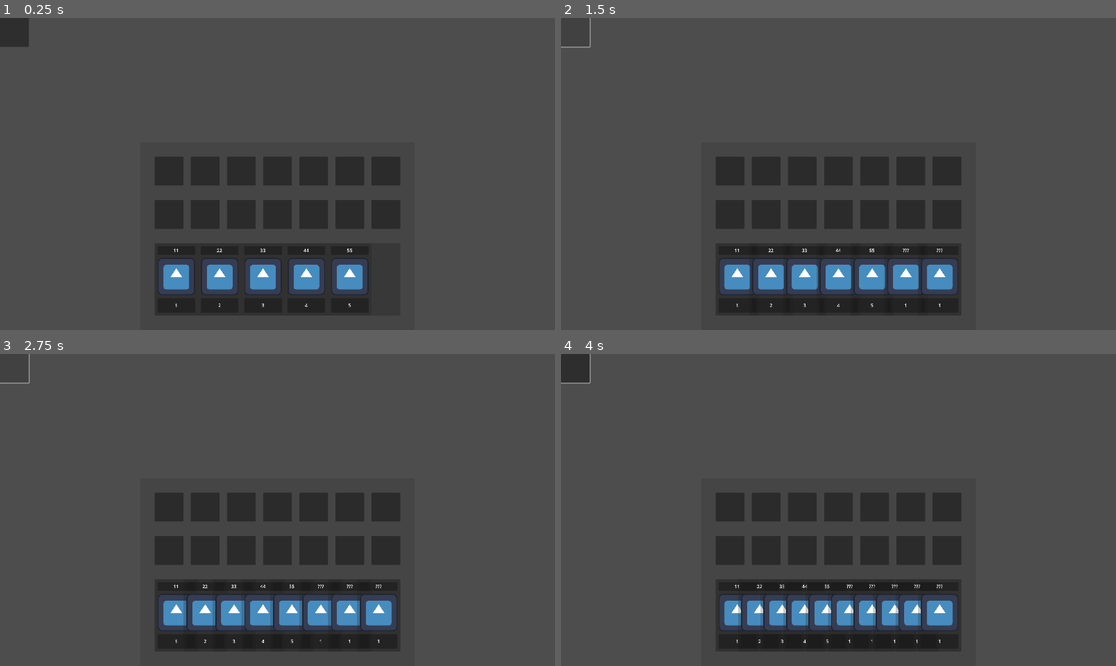
Above: before the commit, frames 1-4 (two rows, left to right).
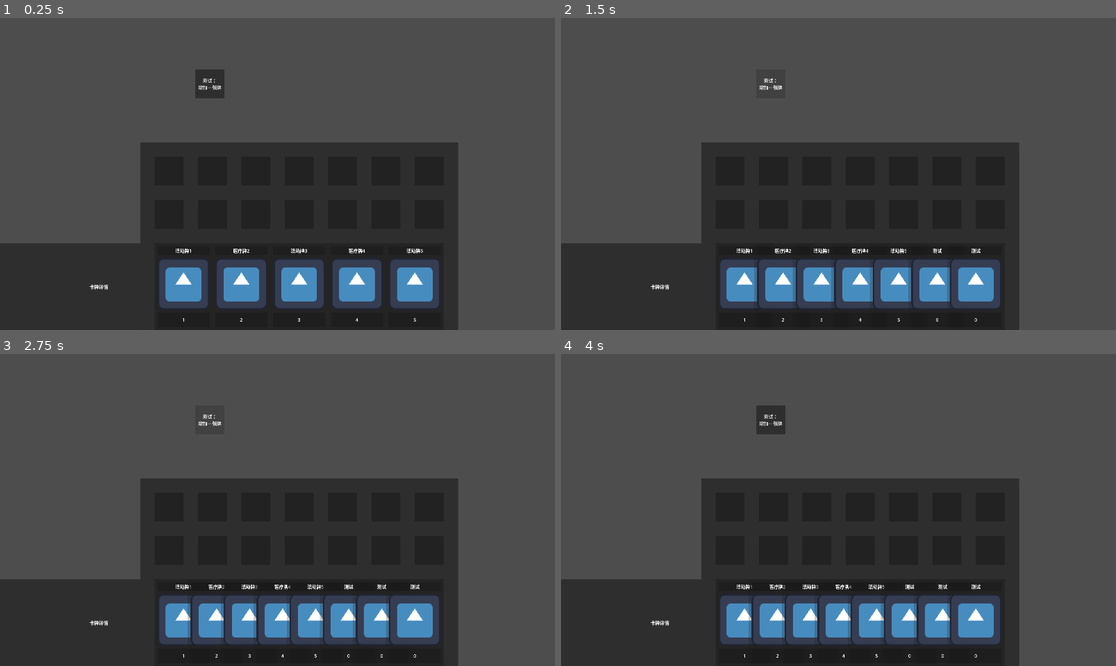
Above: after the commit, the same moments.

Repository: yuyi-yutie/Illness
Game: Godot game, scene res://scenes/main_scene.tscn
Two runs of this game, one before a commit and one after it. Both use one fixed random seed, a clock stepped at 60 frames per second and the inputs below. The engine's default icon, where the game draws it, is replaced by a stand-in: a white triangle on a blue panel in a dark square.
Inputs (mouse positions are in pixels of both pictures, inside the frame that each line leads up to; where the layout moved, square brackets give the same spot in the first picture):
- Up to frame 1 (0.25 s): no input
- Up to frame 2 (1.5 s): click (771, 83) [577, 33] at 0.5 s; click (771, 83) [577, 33] at 1.25 s
- Up to frame 3 (2.75 s): click (210, 419) [16, 369] at 2 s
- Up to frame 4 (4 s): tap Enter at 2.75 s; move the mouse to (960, 494) at 2.77 s; press the mouse at (960, 494) at 2.78 s; tap Space at 3.5 s; move the mouse to (727, 525) at 3.52 s; release the mouse at (727, 525) at 3.53 s; click (727, 525) at 3.6 s

The runs differ from the first frame. In frame 1, 21% of the frame differs, in the area x 0-83%, y 0-100%; in frame 2, 20%; in frame 3, 20%; in frame 4, 21%.

Commit message:
update
更新了结构

Diff:
--- /dev/null
+++ b/illness/assects/calender_box.tscn
@@ -0,0 +1,6 @@
+[gd_scene load_steps=2 format=3 uid="uid://6phraos5uw6a"]
+
+[ext_resource type="Texture2D" uid="uid://b252q7ra1g10t" path="res://assects/box_100x100.png" id="1_yih0k"]
+
+[node name="CalenderBox" type="TextureRect"]
+texture = ExtResource("1_yih0k")
--- /dev/null
+++ b/illness/global/card_to_detail.gd
@@ -0,0 +1,15 @@
+extends Node
+
+var hover_card : Card = null:
+	set(value):
+		hover_card = value
+		if hover_card !=null:
+			detail_panel.card_detail_label.text = hover_card.card_detail
+			var card_copy : Card = hover_card.duplicate()
+			card_copy.position.x = 0
+			detail_panel.card_container.add_child(card_copy)
+		if hover_card == null:
+			detail_panel.card_detail_label.text = ""
+			detail_panel.card_container.get_child(0).queue_free()
+
+var detail_panel : CardDetailPanel
--- a/illness/global/hand_to_execute_panel.gd
+++ b/illness/global/hand_to_execute_panel.gd
@@ -1,6 +1,45 @@
 extends Node
+
+const CALENDER_BOX = preload("uid://6phraos5uw6a")
+
 
 var card_size : Vector2
 var hand_panel : HandPanel
-var medical_panel : ExecutePanel
-var activity_panel : ExecutePanel
+
+var medical_box_container : Control
+var activity_box_container : Control
+
+var medical_panel : ExecutePanel:
+	set(value):
+		medical_panel = value
+		medical_box_container = medical_panel.box_container
+var activity_panel : ExecutePanel:
+	set(value):
+		activity_panel = value
+		activity_box_container = activity_panel.box_container
+
+var medical_occupy_time : int = 1
+var activity_occupy_time : int = 0
+#用于标识两个面板已占用的时间
+
+var hover_card : Card:
+	set(value):
+		hover_card = value
+		var box : Control = CALENDER_BOX.instantiate()
+		if hover_card != null and hover_card.time > 0 and hover_card.type == hover_card.CARDTYPE.Medical:
+			box.scale.x = (hover_card.time - 1) * 1.5 + 1
+			box.position.x = medical_occupy_time * 150
+			medical_box_container.add_child(box)
+			medical_panel.has_box = true
+		elif hover_card != null and hover_card.time > 0 and hover_card.type == hover_card.CARDTYPE.Activity:
+			box.scale.x = (hover_card.time - 1) * 1.5 + 1
+			box.position.x = activity_occupy_time * 150
+			activity_box_container.add_child(box)
+			activity_panel.has_box = true
+		if hover_card == null:
+			if medical_panel.has_box:
+				medical_box_container.get_child(0).queue_free()
+				medical_panel.has_box = false
+			if activity_panel.has_box:
+				activity_box_container.get_child(0).queue_free()
+				activity_panel.has_box = false
--- a/illness/project.godot
+++ b/illness/project.godot
@@ -18,12 +18,21 @@
 [autoload]
 
 HandToExecutePanel="*res://global/hand_to_execute_panel.gd"
+CardToDetail="*res://global/card_to_detail.gd"
 
 [display]
 
 window/size/viewport_width=1920
 window/size/viewport_height=1080
 
+[input]
+
+LeftClick={
+"deadzone": 0.2,
+"events": [Object(InputEventMouseButton,"resource_local_to_scene":false,"resource_name":"","device":-1,"window_id":0,"alt_pressed":false,"shift_pressed":false,"ctrl_pressed":false,"meta_pressed":false,"button_mask":1,"position":Vector2(441, 35),"global_position":Vector2(455, 108),"factor":1.0,"button_index":1,"canceled":false,"pressed":true,"double_click":false,"script":null)
+]
+}
+
 [rendering]
 
 textures/canvas_textures/default_texture_filter=0
--- a/illness/scenes/card.tscn
+++ b/illness/scenes/card.tscn
@@ -1,27 +1,36 @@
-[gd_scene load_steps=3 format=3 uid="uid://bbqqjhwje72mp"]
+[gd_scene load_steps=4 format=3 uid="uid://bbqqjhwje72mp"]
 
 [ext_resource type="Script" uid="uid://7m1pvaeu7ysr" path="res://scripts/card.gd" id="1_6u4wf"]
 [ext_resource type="Texture2D" uid="uid://c0odgwslexpky" path="res://icon.svg" id="1_d81rb"]
+[ext_resource type="Script" uid="uid://dtrj4g36rw6p7" path="res://scripts/card_buff_manager.gd" id="3_ktuci"]
 
 [node name="Card" type="Node2D"]
 script = ExtResource("1_6u4wf")
 
 [node name="CardFace" type="Panel" parent="."]
 self_modulate = Color(1, 1, 1, 0.376471)
-offset_right = 150.0
-offset_bottom = 250.0
+offset_right = 200.0
+offset_bottom = 300.0
 
 [node name="NamePanel" type="Panel" parent="CardFace"]
-layout_mode = 0
-offset_left = 10.0
+layout_mode = 1
+anchors_preset = 5
+anchor_left = 0.5
+anchor_right = 0.5
+offset_left = -90.0
 offset_top = 10.0
-offset_right = 140.0
+offset_right = 90.0
 offset_bottom = 40.0
+grow_horizontal = 2
+mouse_filter = 2
 
 [node name="NameLabel" type="Label" parent="CardFace/NamePanel"]
-layout_mode = 0
-offset_right = 130.0
-offset_bottom = 30.0
+layout_mode = 1
+anchors_preset = 15
+anchor_right = 1.0
+anchor_bottom = 1.0
+grow_horizontal = 2
+grow_vertical = 2
 text = "卡牌名"
 horizontal_alignment = 1
 vertical_alignment = 1
@@ -32,8 +41,9 @@
 layout_mode = 0
 offset_left = 10.0
 offset_top = 50.0
-offset_right = 140.0
-offset_bottom = 180.0
+offset_right = 190.0
+offset_bottom = 230.0
+mouse_filter = 2
 
 [node name="TextureRect" type="TextureRect" parent="CardFace/PicturePanel"]
 layout_mode = 1
@@ -45,11 +55,19 @@
 texture = ExtResource("1_d81rb")
 
 [node name="TimePanel" type="Panel" parent="CardFace"]
-layout_mode = 0
-offset_left = 10.0
-offset_top = 190.0
-offset_right = 140.0
-offset_bottom = 240.0
+layout_mode = 1
+anchors_preset = 7
+anchor_left = 0.5
+anchor_top = 1.0
+anchor_right = 0.5
+anchor_bottom = 1.0
+offset_left = -90.0
+offset_top = -60.0
+offset_right = 90.0
+offset_bottom = -10.0
+grow_horizontal = 2
+grow_vertical = 0
+mouse_filter = 2
 
 [node name="TimeLabel" type="Label" parent="CardFace/TimePanel"]
 layout_mode = 1
@@ -61,3 +79,9 @@
 text = "消耗时间"
 horizontal_alignment = 1
 vertical_alignment = 1
+
+[node name="CardBuffManager" type="Node" parent="."]
+script = ExtResource("3_ktuci")
+
+[connection signal="mouse_entered" from="CardFace" to="." method="_on_card_face_mouse_entered"]
+[connection signal="mouse_exited" from="CardFace" to="." method="_on_card_face_mouse_exited"]
--- a/illness/scenes/main_scene.tscn
+++ b/illness/scenes/main_scene.tscn
@@ -7,6 +7,7 @@
 [ext_resource type="Script" uid="uid://chereqjnc1nli" path="res://scripts/execute_panel.gd" id="4_gubc5"]
 [ext_resource type="Script" uid="uid://c4f0atwkwa0ee" path="res://scripts/hand_panel.gd" id="4_rt2n2"]
 [ext_resource type="Script" uid="uid://xbayjyo4g1fl" path="res://test/button.gd" id="7_c16ls"]
+[ext_resource type="Script" uid="uid://dn8mpbwy3lp5m" path="res://scripts/card_detail_panel.gd" id="8_18nlu"]
 
 [node name="MainScene" type="Node"]
 script = ExtResource("1_w2twt")
@@ -21,7 +22,6 @@
 script = ExtResource("2_7ykc4")
 
 [node name="CalenderPanel" type="Panel" parent="MainControl"]
-self_modulate = Color(1, 1, 1, 0.254902)
 layout_mode = 1
 anchors_preset = 7
 anchor_left = 0.5
@@ -30,7 +30,7 @@
 anchor_bottom = 1.0
 offset_left = -475.0
 offset_top = -650.0
-offset_right = 475.0
+offset_right = 625.0
 grow_horizontal = 2
 grow_vertical = 0
 script = ExtResource("3_pu3yx")
@@ -43,37 +43,44 @@
 anchor_top = 1.0
 anchor_right = 0.5
 anchor_bottom = 1.0
-offset_left = -425.0
+offset_left = -500.0
 offset_top = -300.0
-offset_right = 425.0
-offset_bottom = -50.0
+offset_right = 500.0
 grow_horizontal = 2
 grow_vertical = 0
 script = ExtResource("4_rt2n2")
 
 [node name="Card1" parent="MainControl/CalenderPanel/HandPanel" instance=ExtResource("2_pw63i")]
 time = 1
-_name = "11"
+_name = "活动牌1"
+card_detail = "牌11"
+type = 1
 
 [node name="Card2" parent="MainControl/CalenderPanel/HandPanel" instance=ExtResource("2_pw63i")]
-position = Vector2(150, 0)
+position = Vector2(200, 0)
 time = 2
-_name = "22"
+_name = "医疗牌2"
+card_detail = "牌22"
 
 [node name="Card3" parent="MainControl/CalenderPanel/HandPanel" instance=ExtResource("2_pw63i")]
-position = Vector2(300, 0)
+position = Vector2(400, 0)
 time = 3
-_name = "33"
+_name = "活动牌3"
+card_detail = "牌33"
+type = 1
 
 [node name="Card4" parent="MainControl/CalenderPanel/HandPanel" instance=ExtResource("2_pw63i")]
-position = Vector2(450, 0)
+position = Vector2(600, 0)
 time = 4
-_name = "44"
+_name = "医疗牌4"
+card_detail = "牌44"
 
 [node name="Card5" parent="MainControl/CalenderPanel/HandPanel" instance=ExtResource("2_pw63i")]
-position = Vector2(600, 0)
+position = Vector2(800, 0)
 time = 5
-_name = "55"
+_name = "活动牌5"
+card_detail = "牌55"
+type = 1
 
 [node name="MedicalPanel" type="Panel" parent="MainControl/CalenderPanel"]
 self_modulate = Color(1, 1, 1, 0)
@@ -81,9 +88,9 @@
 anchors_preset = 5
 anchor_left = 0.5
 anchor_right = 0.5
-offset_left = -425.0
+offset_left = -500.0
 offset_top = 50.0
-offset_right = 425.0
+offset_right = 500.0
 offset_bottom = 150.0
 grow_horizontal = 2
 script = ExtResource("4_gubc5")
@@ -103,9 +110,9 @@
 anchors_preset = 4
 anchor_top = 0.5
 anchor_bottom = 0.5
-offset_left = 125.0
-offset_top = -50.0
-offset_right = 225.0
+offset_left = 150.0
+offset_top = -50.0
+offset_right = 250.0
 offset_bottom = 50.0
 grow_vertical = 2
 
@@ -114,9 +121,9 @@
 anchors_preset = 4
 anchor_top = 0.5
 anchor_bottom = 0.5
-offset_left = 250.0
-offset_top = -50.0
-offset_right = 350.0
+offset_left = 300.0
+offset_top = -50.0
+offset_right = 400.0
 offset_bottom = 50.0
 grow_vertical = 2
 
@@ -125,9 +132,9 @@
 anchors_preset = 4
 anchor_top = 0.5
 anchor_bottom = 0.5
-offset_left = 375.0
-offset_top = -50.0
-offset_right = 475.0
+offset_left = 450.0
+offset_top = -50.0
+offset_right = 550.0
 offset_bottom = 50.0
 grow_vertical = 2
 
@@ -136,9 +143,9 @@
 anchors_preset = 4
 anchor_top = 0.5
 anchor_bottom = 0.5
-offset_left = 500.0
-offset_top = -50.0
-offset_right = 600.0
+offset_left = 600.0
+offset_top = -50.0
+offset_right = 700.0
 offset_bottom = 50.0
 grow_vertical = 2
 
@@ -147,9 +154,9 @@
 anchors_preset = 4
 anchor_top = 0.5
 anchor_bottom = 0.5
-offset_left = 625.0
-offset_top = -50.0
-offset_right = 725.0
+offset_left = 750.0
+offset_top = -50.0
+offset_right = 850.0
 offset_bottom = 50.0
 grow_vertical = 2
 
@@ -158,10 +165,18 @@
 anchors_preset = 4
 anchor_top = 0.5
 anchor_bottom = 0.5
-offset_left = 750.0
-offset_top = -50.0
-offset_right = 850.0
-offset_bottom = 50.0
+offset_left = 900.0
+offset_top = -50.0
+offset_right = 1000.0
+offset_bottom = 50.0
+grow_vertical = 2
+
+[node name="BoxContainer" type="Control" parent="MainControl/CalenderPanel/MedicalPanel"]
+layout_mode = 1
+anchors_preset = 15
+anchor_right = 1.0
+anchor_bottom = 1.0
+grow_horizontal = 2
 grow_vertical = 2
 
 [node name="ActivityPanel" type="Panel" parent="MainControl/CalenderPanel"]
@@ -170,12 +185,13 @@
 anchors_preset = 5
 anchor_left = 0.5
 anchor_right = 0.5
-offset_left = -425.0
+offset_left = -500.0
 offset_top = 200.0
-offset_right = 425.0
+offset_right = 500.0
 offset_bottom = 300.0
 grow_horizontal = 2
 script = ExtResource("4_gubc5")
+type = 1
 
 [node name="ActivityExecutePanel1" type="Panel" parent="MainControl/CalenderPanel/ActivityPanel"]
 layout_mode = 1
@@ -192,9 +208,9 @@
 anchors_preset = 4
 anchor_top = 0.5
 anchor_bottom = 0.5
-offset_left = 125.0
-offset_top = -50.0
-offset_right = 225.0
+offset_left = 150.0
+offset_top = -50.0
+offset_right = 250.0
 offset_bottom = 50.0
 grow_vertical = 2
 
@@ -203,9 +219,9 @@
 anchors_preset = 4
 anchor_top = 0.5
 anchor_bottom = 0.5
-offset_left = 250.0
-offset_top = -50.0
-offset_right = 350.0
+offset_left = 300.0
+offset_top = -50.0
+offset_right = 400.0
 offset_bottom = 50.0
 grow_vertical = 2
 
@@ -214,9 +230,9 @@
 anchors_preset = 4
 anchor_top = 0.5
 anchor_bottom = 0.5
-offset_left = 375.0
-offset_top = -50.0
-offset_right = 475.0
+offset_left = 450.0
+offset_top = -50.0
+offset_right = 550.0
 offset_bottom = 50.0
 grow_vertical = 2
 
@@ -225,9 +241,9 @@
 anchors_preset = 4
 anchor_top = 0.5
 anchor_bottom = 0.5
-offset_left = 500.0
-offset_top = -50.0
-offset_right = 600.0
+offset_left = 600.0
+offset_top = -50.0
+offset_right = 700.0
 offset_bottom = 50.0
 grow_vertical = 2
 
@@ -236,9 +252,9 @@
 anchors_preset = 4
 anchor_top = 0.5
 anchor_bottom = 0.5
-offset_left = 625.0
-offset_top = -50.0
-offset_right = 725.0
+offset_left = 750.0
+offset_top = -50.0
+offset_right = 850.0
 offset_bottom = 50.0
 grow_vertical = 2
 
@@ -247,15 +263,71 @@
 anchors_preset = 4
 anchor_top = 0.5
 anchor_bottom = 0.5
-offset_left = 750.0
-offset_top = -50.0
-offset_right = 850.0
-offset_bottom = 50.0
+offset_left = 900.0
+offset_top = -50.0
+offset_right = 1000.0
+offset_bottom = 50.0
+grow_vertical = 2
+
+[node name="BoxContainer" type="Control" parent="MainControl/CalenderPanel/ActivityPanel"]
+layout_mode = 1
+anchors_preset = 15
+anchor_right = 1.0
+anchor_bottom = 1.0
+grow_horizontal = 2
 grow_vertical = 2
 
 [node name="TestButton" type="Button" parent="."]
-offset_right = 100.0
-offset_bottom = 100.0
+offset_left = 676.0
+offset_top = 178.0
+offset_right = 776.0
+offset_bottom = 278.0
+focus_mode = 0
+text = "测试：
+增加一张牌"
 script = ExtResource("7_c16ls")
 
+[node name="CardDetailPanel" type="Panel" parent="."]
+anchors_preset = 2
+anchor_top = 1.0
+anchor_bottom = 1.0
+offset_top = -300.0
+offset_right = 485.0
+grow_vertical = 0
+script = ExtResource("8_18nlu")
+
+[node name="CardContainer" type="Control" parent="CardDetailPanel"]
+layout_mode = 1
+anchors_preset = 4
+anchor_top = 0.5
+anchor_bottom = 0.5
+offset_top = -150.0
+offset_right = 200.0
+offset_bottom = 150.0
+grow_vertical = 2
+
+[node name="CardDetail" type="Control" parent="CardDetailPanel"]
+layout_mode = 1
+anchors_preset = 6
+anchor_left = 1.0
+anchor_top = 0.5
+anchor_right = 1.0
+anchor_bottom = 0.5
+offset_left = -285.0
+offset_top = -150.0
+offset_bottom = 150.0
+grow_horizontal = 0
+grow_vertical = 2
+
+[node name="CardDetailLabel" type="Label" parent="CardDetailPanel/CardDetail"]
+layout_mode = 1
+anchors_preset = 15
+anchor_right = 1.0
+anchor_bottom = 1.0
+grow_horizontal = 2
+grow_vertical = 2
+text = "卡牌详情"
+horizontal_alignment = 1
+vertical_alignment = 1
+
 [connection signal="button_down" from="TestButton" to="TestButton" method="_on_button_down"]
--- /dev/null
+++ b/illness/scripts/buff.gd
@@ -0,0 +1,15 @@
+extends Node
+class_name Buff
+
+enum BUFFTYPE {
+	EveryDay ,
+	EveryWeek ,
+	EveryMonth ,
+	EveryYear
+}
+
+func execute() -> void:
+	pass
+
+func kill() -> void:
+	queue_free()
--- a/illness/scripts/card.gd
+++ b/illness/scripts/card.gd
@@ -13,25 +13,29 @@
 @onready var time_label: Label = $CardFace/TimePanel/TimeLabel
 @onready var name_label: Label = $CardFace/NamePanel/NameLabel
 
+@onready var card_buff_manager: CardBuffManager = $CardBuffManager
+
 @export var time : int
 @export var _name : String
+@export var card_detail : String
+@export var type : CARDTYPE
+
+enum CARDTYPE {
+	Medical ,
+	Activity
+}
 
 var card_id : int
 
 var label_time : int = -1 :
-	get:
-		return label_time
 	set(value):
 		label_time = value
 		time_label.text = str(label_time)
 
 var label_name : String = "CARD" :
-	get:
-		return label_name
 	set(value):
 		label_name = value
 		name_label.text = label_name
-
 
 @onready var card_face: Panel = $CardFace
 
@@ -45,3 +49,23 @@
 
 	label_time = time
 	label_name = _name
+
+var mouse_in : bool = false
+
+func _on_card_face_mouse_entered() -> void:
+	CardToDetail.hover_card = self
+	HandToExecutePanel.hover_card = self
+	mouse_in = true
+
+func _on_card_face_mouse_exited() -> void:
+	if CardToDetail.hover_card == self:
+		CardToDetail.hover_card = null
+	if HandToExecutePanel.hover_card == self:
+		HandToExecutePanel.hover_card = null
+	mouse_in = false
+
+func _input(event: InputEvent) -> void:
+	if event is InputEventMouseButton:
+		if event.is_action_pressed("LeftClick"):
+			if mouse_in:
+				card_buff_manager.execute_buff()
--- /dev/null
+++ b/illness/scripts/card_buff_manager.gd
@@ -0,0 +1,7 @@
+extends Node
+class_name CardBuffManager
+
+func execute_buff() -> void:
+	for child in get_children():
+		if child is Buff:
+			child.execute()
--- /dev/null
+++ b/illness/scripts/card_detail_panel.gd
@@ -0,0 +1,11 @@
+extends Panel
+class_name CardDetailPanel
+
+@onready var card_detail_label: Label = $CardDetail/CardDetailLabel
+@onready var card_container: Control = $CardContainer
+
+var parent : MainScene
+
+func initialize(parameter : MainScene) -> void:
+	parent = parameter
+	CardToDetail.detail_panel = self
--- a/illness/scripts/execute_panel.gd
+++ b/illness/scripts/execute_panel.gd
@@ -3,8 +3,22 @@
 
 var parent : CalenderPanel
 
+enum EXECUTEPANELTYPE {
+	Medical ,
+	Activity
+}
+
+@onready var box_container: Control = $BoxContainer
+@export var type : EXECUTEPANELTYPE
+
+var has_box : bool = false
+
 func initialize(parameter : CalenderPanel) -> void:
 	parent = parameter
+	if type == EXECUTEPANELTYPE.Medical:
+		HandToExecutePanel.medical_panel = self
+	if type == EXECUTEPANELTYPE.Activity:
+		HandToExecutePanel.activity_panel = self
 	for child in get_children():
 		if child.has_method("initialize"):
 			child.initialize(self)
--- a/illness/test/button.gd
+++ b/illness/test/button.gd
@@ -4,13 +4,13 @@
 
 var hand_panel : HandPanel
 
-func initialize(parameter : MainScene) -> void:
+func initialize(_parameter : MainScene) -> void:
 	pass
 
 func _on_button_down() -> void:
 	hand_panel = HandToExecutePanel.hand_panel
 	var new_card : Card = CARD.instantiate()
 	hand_panel.add_child(new_card)
-	new_card._name = "???"
-	new_card.time = 1
+	new_card._name = "测试"
+	new_card.time = 0
 	new_card.initialize(hand_panel)
Binary file added: illness/assects/box_100x100.png
Not shown, added: illness/assects/box_100x100.png.import
Not shown, added: illness/global/card_to_detail.gd.uid
Not shown: 1 places in illness/scenes/main_scene.tscn that only renumber resources
Not shown, added: illness/scripts/buff.gd.uid
Not shown, added: illness/scripts/card_buff_manager.gd.uid
Not shown, added: illness/scripts/card_detail_panel.gd.uid
